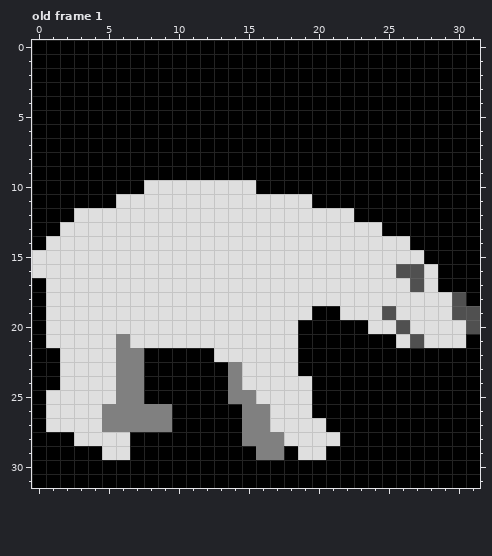
A pixel-art file gets an edit: src/assets/gfx/_patrol.ase. Above: the version before the commit.
32x32 pixels, 1 frame. Shown: old frame 1. The commit also changed other frames, which this record leaves out.
After:
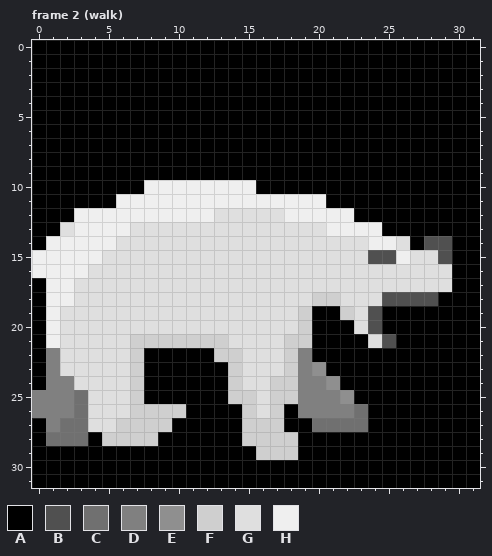
Palette (. is transparent): A #000000  B #505050  C #707070  D #808080  E #8f8f8f  F #cfcfcf  G #dfdfdf  H #efefef
A new or re-ordered frame is compared with the old frame closest to it.
From the commit log: better looking patrols
From old to new:
{"change": "frames 1 -> 7"}
{"where": "frame 2 (walk) is new; against old frame 1, layer \"Layer 1\""}
{"frame":2,"y":10,"x":8,"old":"GGGGGGGG","new":"HHHHHHHH"}
{"frame":2,"y":11,"x":6,"old":"GGGGGGGGGGGGGGA","new":"HHHHHHHHHHHHHHH"}
{"frame":2,"y":12,"x":3,"old":"GGGGGGGGGG","new":"HHHHHHHHHH"}
{"frame":2,"y":12,"x":18,"old":"GGGGG","new":"HHHHH"}
{"frame":2,"y":13,"x":3,"old":"GGGG","new":"HHHH"}
{"frame":2,"y":13,"x":21,"old":"GGGG","new":"HHHH"}
{"frame":2,"y":14,"x":1,"old":"GGGGG","new":"HHHHH"}
{"frame":2,"y":14,"x":24,"old":"GG","new":"HH"}
{"frame":2,"y":14,"x":28,"old":"AA","new":"BB"}
{"frame":2,"y":15,"x":0,"old":"GGGGG","new":"HHHHH"}
{"frame":2,"y":15,"x":24,"old":"GGG","new":"BBH"}
{"frame":2,"y":15,"x":28,"old":"AA","new":"GB"}
{"frame":2,"y":16,"x":0,"old":"GGGG","new":"HHHH"}
{"frame":2,"y":16,"x":26,"old":"BB","new":"GG"}
{"frame":2,"y":16,"x":29,"old":"A","new":"G"}
{"frame":2,"y":17,"x":1,"old":"GG","new":"HH"}
{"frame":2,"y":17,"x":27,"old":"B","new":"G"}
{"frame":2,"y":17,"x":29,"old":"A","new":"G"}
{"frame":2,"y":18,"x":1,"old":"GG","new":"HH"}
{"frame":2,"y":18,"x":20,"old":"GG","new":"FF"}
{"frame":2,"y":18,"x":25,"old":"GGGGGB","new":"BBBBAA"}
{"frame":2,"y":19,"x":1,"old":"G","new":"H"}
{"frame":2,"y":19,"x":19,"old":"G","new":"F"}
{"frame":2,"y":19,"x":22,"old":"G","new":"F"}
{"frame":2,"y":19,"x":24,"old":"GBGGGGBB","new":"BAAAAAAA"}
{"frame":2,"y":20,"x":1,"old":"G","new":"H"}
{"frame":2,"y":20,"x":19,"old":"A","new":"F"}
{"frame":2,"y":20,"x":23,"old":"AGGBGGGGB","new":"GBAAAAAAA"}
{"frame":2,"y":21,"x":1,"old":"G","new":"H"}
{"frame":2,"y":21,"x":6,"old":"DGGGGGGG","new":"GFFFFFFF"}
{"frame":2,"y":21,"x":18,"old":"GA","new":"FF"}
{"frame":2,"y":21,"x":24,"old":"AAGBGGG","new":"GBAAAAA"}
{"frame":2,"y":22,"x":1,"old":"A","new":"D"}
{"frame":2,"y":22,"x":6,"old":"DD","new":"GF"}
{"frame":2,"y":22,"x":13,"old":"GG","new":"FF"}
{"frame":2,"y":22,"x":18,"old":"GA","new":"FD"}
{"frame":2,"y":23,"x":1,"old":"A","new":"D"}
{"frame":2,"y":23,"x":6,"old":"DD","new":"GF"}
{"frame":2,"y":23,"x":14,"old":"D","new":"F"}
{"frame":2,"y":23,"x":18,"old":"GAA","new":"FDE"}
{"frame":2,"y":24,"x":1,"old":"AG","new":"DD"}
{"frame":2,"y":24,"x":6,"old":"DD","new":"GF"}
{"frame":2,"y":24,"x":14,"old":"D","new":"F"}
{"frame":2,"y":24,"x":17,"old":"GGGAA","new":"FFDDE"}
{"frame":2,"y":25,"x":0,"old":"AGGG","new":"DDDC"}
{"frame":2,"y":25,"x":6,"old":"DD","new":"GF"}
{"frame":2,"y":25,"x":14,"old":"DD","new":"FF"}
{"frame":2,"y":25,"x":17,"old":"GGGAAA","new":"FFDDDE"}
{"frame":2,"y":26,"x":0,"old":"AGGG","new":"DDDC"}
{"frame":2,"y":26,"x":5,"old":"DDDDDA","new":"GGFFFF"}
{"frame":2,"y":26,"x":15,"old":"DDGGGAAAA","new":"FGFADDDDC"}
{"frame":2,"y":27,"x":1,"old":"GGG","new":"DCC"}
{"frame":2,"y":27,"x":5,"old":"DDDDD","new":"GFFFF"}
{"frame":2,"y":27,"x":15,"old":"DDGGGGAAA","new":"FFFAACCCC"}
{"frame":2,"y":28,"x":1,"old":"AAGGGGAA","new":"CCCAFFFF"}
{"frame":2,"y":28,"x":15,"old":"DDDGGGG","new":"FFFFAAA"}
{"frame":2,"y":29,"x":5,"old":"GG","new":"AA"}
{"frame":2,"y":29,"x":16,"old":"DDAGG","new":"FFFAA"}
{"label":"changed","picture_box":[32,180,480,460]}
